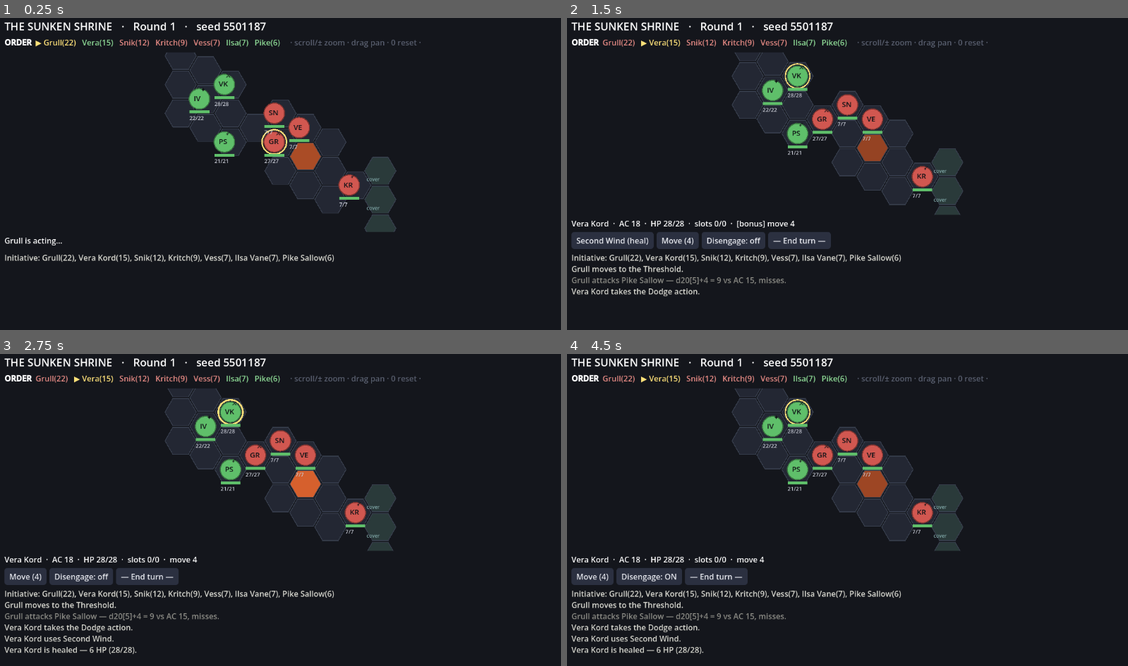
Above: before the commit, frames 1-4 (two rows, left to right).
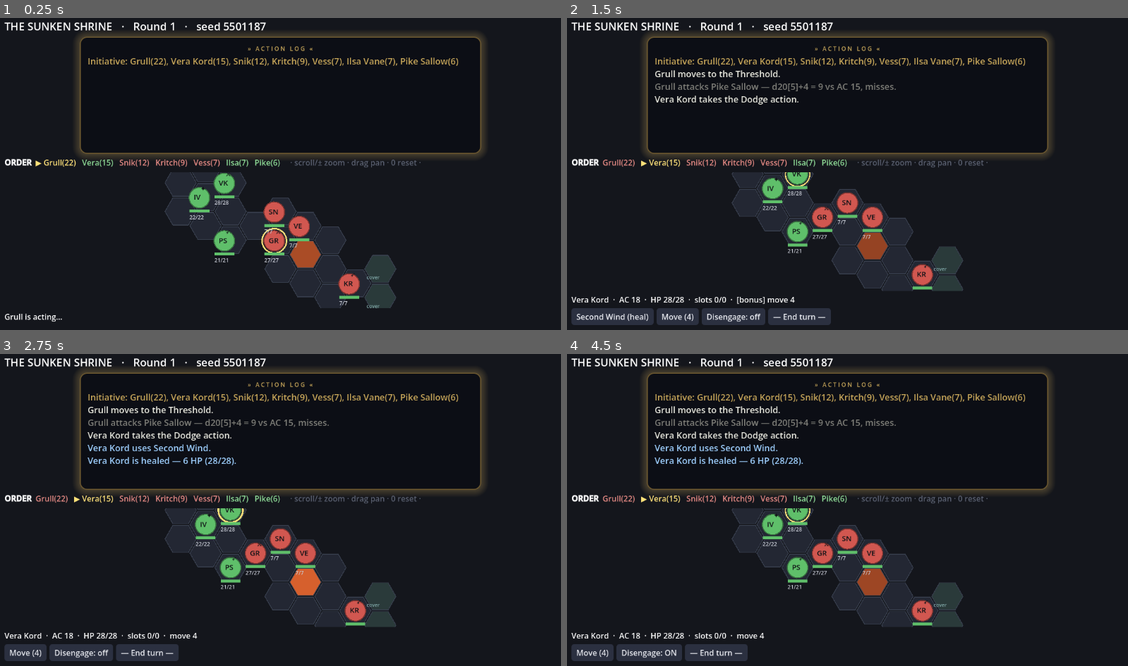
Above: after the commit, the same moments.

Repository: EgecanOzcakar/sorcmerc
Game: Godot game, scene res://scenes/main.tscn
Two runs of this game, one before a commit and one after it. Both use one fixed random seed, a clock stepped at 60 frames per second and the inputs below.
Inputs (mouse positions are in pixels of both pictures, inside the frame that each line leads up to):
- Up to frame 1 (0.25 s): no input
- Up to frame 2 (1.5 s): tap Enter at 0.5 s; drag from (847, 170) to (903, 102) at 0.52 s; click "Dodge" at 1.25 s
- Up to frame 3 (2.75 s): click "Second Wind (heal)" at 2 s
- Up to frame 4 (4.5 s): click "Move (4)" at 2.75 s; click "Moving… (click a tile)" at 3.5 s; click "Disengage: off" at 4.25 s

The runs differ from the first frame. In frame 1, 16% of the frame differs, in the area x 0-87%, y 4-98%; in frame 2, 22%, in the area x 0-87%, y 4-99%; in frame 3, 21%; in frame 4, 21%.

Commit message:
Action log: large, glowing, centred at top
Move the combat log out of the bottom strip into a shrink-centred
PanelContainer just under the header: 820x240, rounded, gold border with a
soft shadow glow, a centred caption, 18px text. Brighter per-line palette
with bold crits/kills/revives. Board min height drops to make room;
zoom/pan absorb the rest.

Co-Authored-By: Claude Sonnet 5 <noreply@anthropic.com>

Diff:
--- a/scenes/main.gd
+++ b/scenes/main.gd
@@ -64,6 +64,37 @@
 	_header.add_theme_font_size_override("font_size", 22)
 	root.add_child(_header)
 
+	# --- the action log: big, centred, shiny --------------------------
+	var logwrap := PanelContainer.new()
+	logwrap.size_flags_horizontal = Control.SIZE_SHRINK_CENTER
+	logwrap.custom_minimum_size = Vector2(820, 240)
+	var glow := StyleBoxFlat.new()
+	glow.bg_color = Color("0c0e15")
+	glow.set_corner_radius_all(14)
+	glow.set_border_width_all(2)
+	glow.border_color = Color("6f5a30")
+	glow.shadow_color = Color(0.95, 0.78, 0.42, 0.22)
+	glow.shadow_size = 16
+	glow.set_content_margin_all(16)
+	logwrap.add_theme_stylebox_override("panel", glow)
+	var logcol := VBoxContainer.new()
+	logcol.add_theme_constant_override("separation", 4)
+	logwrap.add_child(logcol)
+	var cap := Label.new()
+	cap.text = "»   A C T I O N   L O G   «"
+	cap.horizontal_alignment = HORIZONTAL_ALIGNMENT_CENTER
+	cap.add_theme_font_size_override("font_size", 12)
+	cap.add_theme_color_override("font_color", Color("c8a75a"))
+	logcol.add_child(cap)
+	_logbox.bbcode_enabled = true
+	_logbox.scroll_following = true
+	_logbox.size_flags_vertical = Control.SIZE_EXPAND_FILL
+	_logbox.add_theme_font_size_override("normal_font_size", 18)
+	_logbox.add_theme_font_size_override("bold_font_size", 18)
+	_logbox.add_theme_color_override("default_color", Color("e9e9df"))
+	logcol.add_child(_logbox)
+	root.add_child(logwrap)
+
 	_order.bbcode_enabled = true
 	_order.fit_content = true
 	_order.scroll_active = false
@@ -74,7 +105,7 @@
 	_board.clip_contents = true
 	_board.size_flags_vertical = Control.SIZE_EXPAND_FILL
 	_board.size_flags_horizontal = Control.SIZE_EXPAND_FILL
-	_board.custom_minimum_size = Vector2(0, 300)
+	_board.custom_minimum_size = Vector2(0, 180)
 	root.add_child(_board)
 
 	_actor.add_theme_font_size_override("font_size", 16)
@@ -83,12 +114,6 @@
 	_buttons.add_theme_constant_override("h_separation", 6)
 	_buttons.add_theme_constant_override("v_separation", 6)
 	root.add_child(_buttons)
-
-	_logbox.bbcode_enabled = true
-	_logbox.scroll_following = true
-	_logbox.custom_minimum_size = Vector2(0, 150)
-	_logbox.add_theme_color_override("default_color", Color(0.85, 0.85, 0.8))
-	root.add_child(_logbox)
 
 	set_process(true)
 	_new_game()
@@ -371,12 +396,26 @@
 func _flush_log() -> void:
 	while _logged < cb.log.size():
 		var line: String = cb.log[_logged]
-		var col = "#d8d8d0"
-		if "CRIT" in line: col = "#ff5a4a"
-		elif "is dead" in line or "has died" in line: col = "#ff8866"
-		elif "revives" in line or "nat 20" in line: col = "#7dff9d"
-		elif "misses" in line or "turned aside" in line: col = "#8a8a84"
-		_logbox.append_text("[color=%s]%s[/color]\n" % [col, line])
+		var col := "#e9e9df"
+		var bold := false
+		if "CRIT" in line:
+			col = "#ff6a4a"; bold = true
+		elif "is dead" in line or "has died" in line:
+			col = "#ff8866"; bold = true
+		elif "revives" in line or "nat 20" in line:
+			col = "#8dffb0"; bold = true
+		elif "falls unconscious" in line:
+			col = "#ffab5c"
+		elif "misses" in line or "turned aside" in line:
+			col = "#7f7f79"
+		elif " hits " in line or " CRITS " in line:
+			col = "#ffe0a0"
+		elif "casts" in line or "calls" in line or "Second Wind" in line or "healed" in line:
+			col = "#9fd0ff"
+		elif "Initiative:" in line:
+			col = "#c8a75a"
+		var body := "[b]%s[/b]" % line if bold else line
+		_logbox.append_text("[color=%s]%s[/color]\n" % [col, body])
 		_logged += 1
 
 func _finish() -> void:
